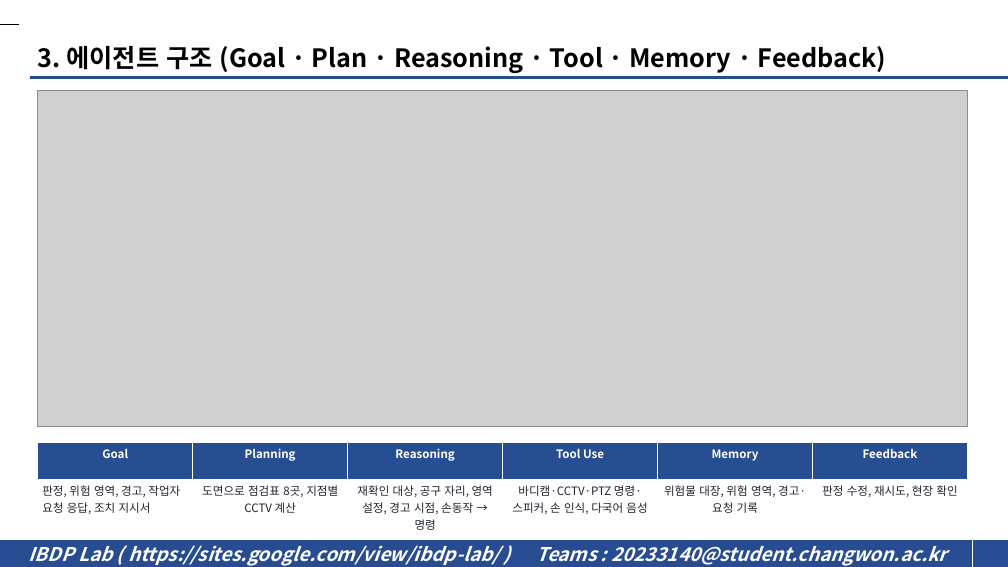
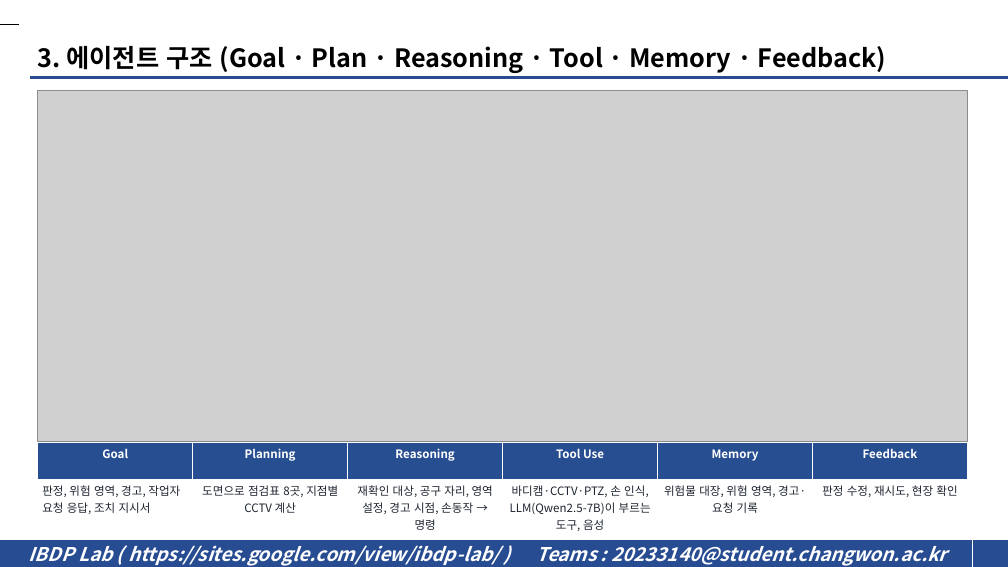
Before and after one commit to HardLeona/factory-safety-isaac, a slide deck: slide 4 of submission/발표자료.pptx. Drawn at 1008x567 pixels with LibreOffice and Linux fonts; fonts in the diff are those of the drawing; grey boxes stand for pictures; background and template pictures are left out. Boxes give left, top, right and bottom in pixels: in the first picture for what was removed or moved away, otherwise in the second. Text is boxed around its words. In the diff, an @@ line names an element or a change of style, - is before the commit and + after.

```diff
--- a/submission/발표자료.pptx
+++ b/submission/발표자료.pptx
@@ picture: place and size @@
-picture at [38,91,968,427]
+picture at [38,91,968,442]
@@ table at [38,442,968,535] @@
-row 2, column 4: 바디캠·CCTV·PTZ 명령·스피커, 손 인식, 다국어 음성
+row 2, column 4: 바디캠·CCTV·PTZ, 손 인식, LLM(Qwen2.5-7B)이 부르는 도구, 음성
```
Also in this commit, not shown: 3 other slides changed, 37 other files.
